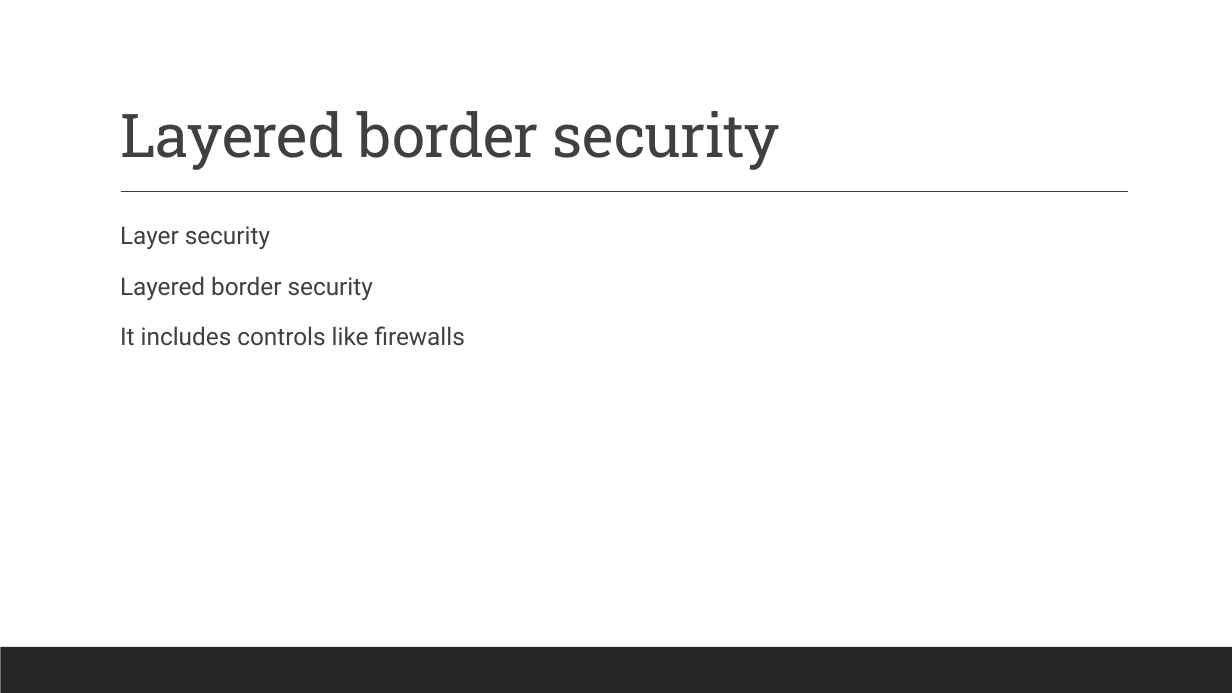
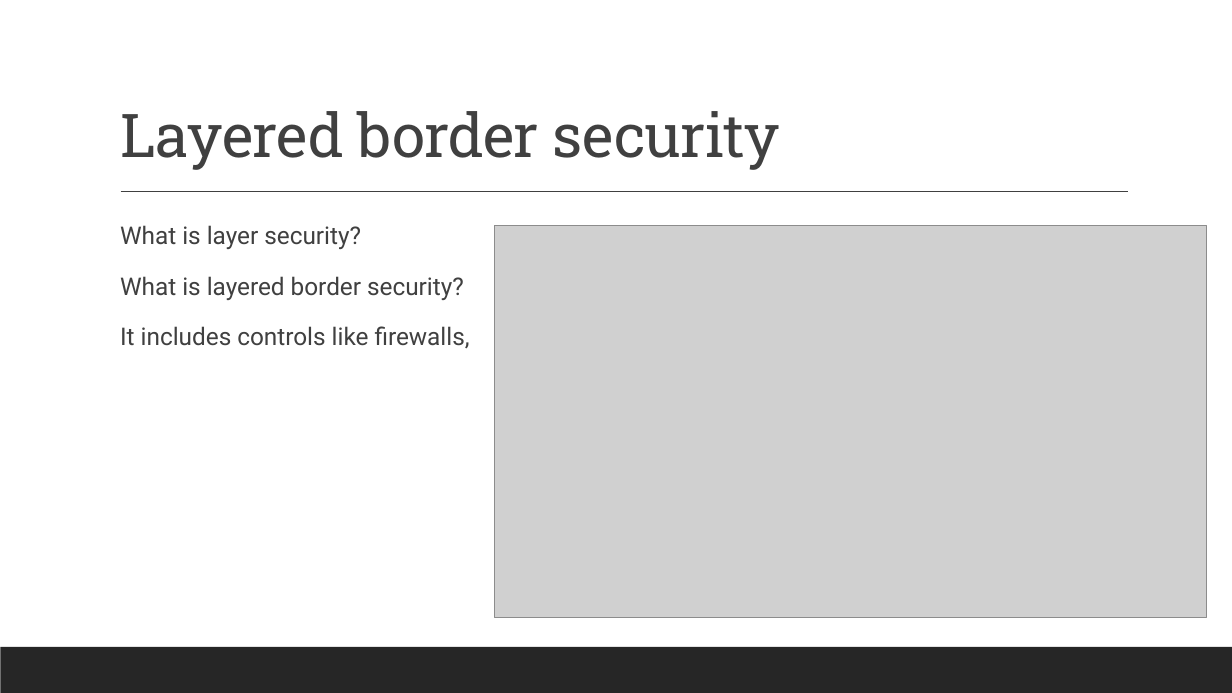
Before and after one commit to ronnie-1947/access-control-ppt, a slide deck: slide 21 of Access Control.pptx (slide 20 before the commit). Drawn at 1232x693 pixels with LibreOffice and Linux fonts; fonts in the diff are those of the drawing; grey boxes stand for pictures. Boxes give left, top, right and bottom in pixels: in the first picture for what was removed or moved away, otherwise in the second. Text is boxed around its words. In the diff, an @@ line names an element or a change of style, - is before the commit and + after.

```diff
--- a/Access Control.pptx
+++ b/Access Control.pptx
@@ text at (x1=120, y1=225, x2=470, y2=349): text changed @@
-  Layer security
-  Layered border security
-  It includes controls like firewalls
+  What is layer security?
+  What is layered border security?
+  It includes controls like firewalls,
@@ picture added at (x1=494, y1=226, x2=1207, y2=617) @@
```
Also in this commit, not shown: 15 other slides changed, 1 slide added.
